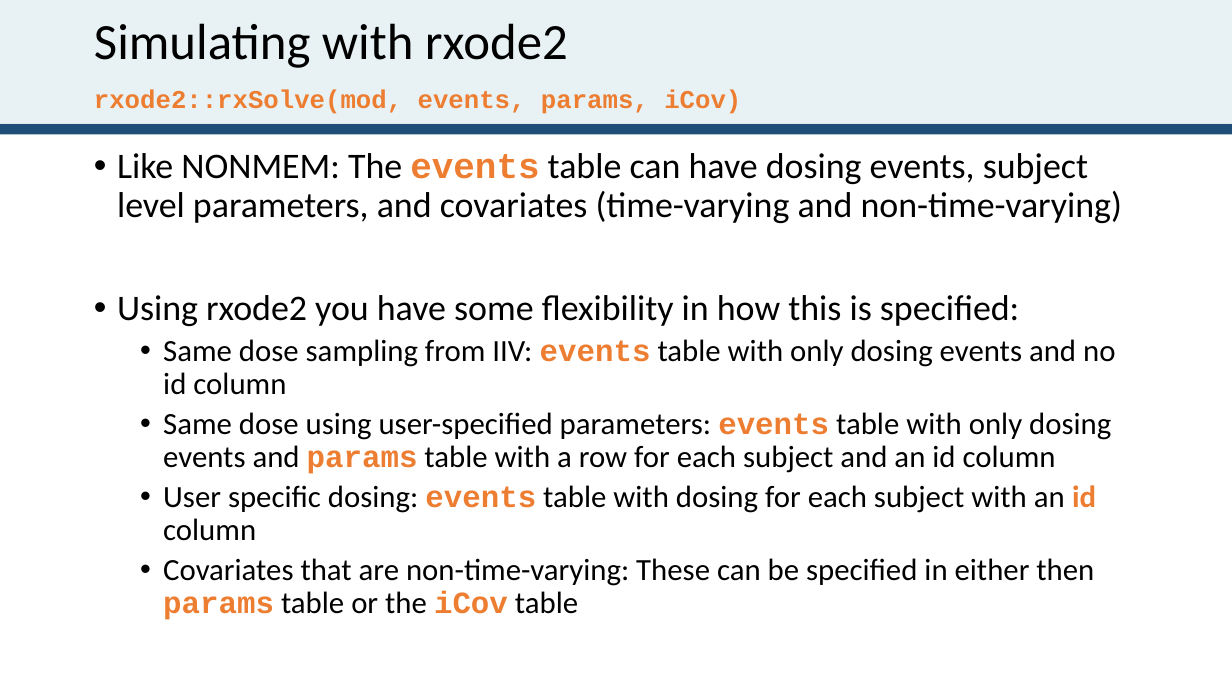
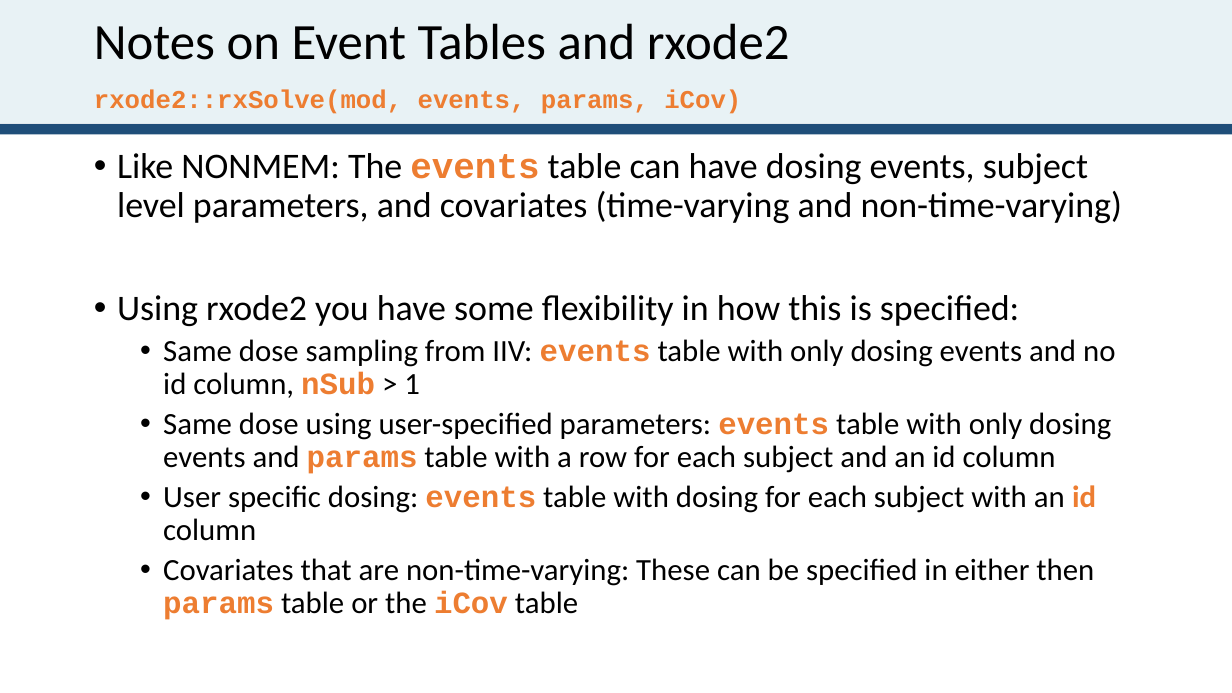
Before and after one commit to john-harrold/osmdd, a slide deck: slide 22 of osmdd.pptx (slide 17 before the commit). Drawn at 1232x693 pixels with LibreOffice and Linux fonts; fonts in the diff are those of the drawing. Boxes give left, top, right and bottom in pixels: in the first picture for what was removed or moved away, otherwise in the second. Text is boxed around its words. In the diff, an @@ line names an element or a change of style, - is before the commit and + after.

Commit message:
Updating the presentation

```diff
--- a/osmdd.pptx
+++ b/osmdd.pptx
@@ title at [94, 23, 790, 60]: text changed @@
-Simulating with rxode2
+Notes on Event Tables and rxode2
@@ text at [163, 339, 1115, 398]: text changed @@
-  • Same dose sampling from IIV: events table with only dosing events and no id column
+  • Same dose sampling from IIV: events table with only dosing events and no id column, nSub > 1
```
Also in this commit, not shown: 1 other slide changed, 5 slides added.
